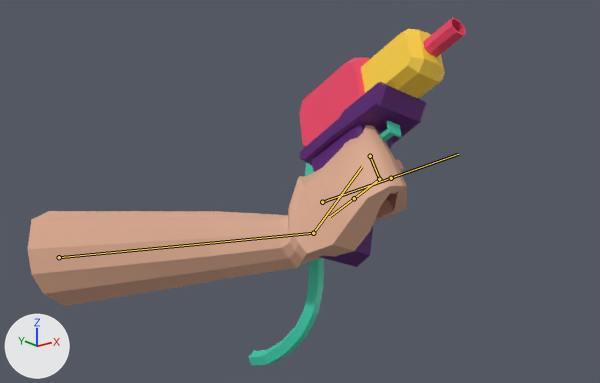
One commit to the FBX model peladontJam/Assets/Modelos/arma.fbx: the scene before it, then after it.
Camera for both pictures: a 50 mm lens placed at (-6.06, -8.32, 5.24), pointed at (1.68, 1.35, 1.37). Lighting does not change. The marker at lower left points along +X, +Y and +Z. Both versions are drawn at frame 6 of the action 'Armature|ArmatureAction'; the numbers are the values there. The bones that bend it are drawn over the model as lines.

In view in the first picture: 'brazo', 'pistola'.
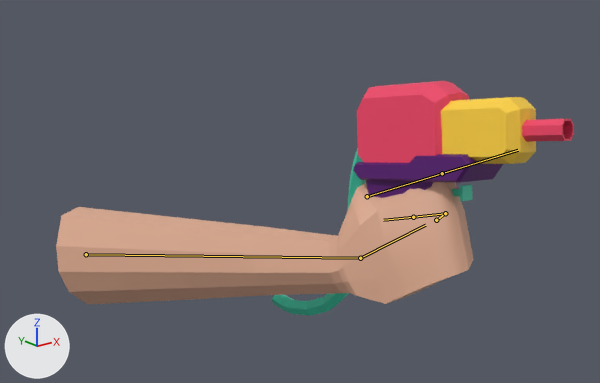
Location of each change, (x1, y1, x2, y2) in pixels of the pictures (600 x 383 px):
'brazo', posed
    before: (28, 125, 407, 306)
    after: (56, 182, 474, 304)
'pistola', posed (38% wider, 32% shorter)
    before: (248, 17, 466, 365)
    after: (272, 81, 574, 316)
bone 'BRAZO', root to tip
    before: (59, 257) to (313, 233)
    after: (86, 254) to (360, 258)
bone 'PALMA', root to tip
    before: (313, 233) to (362, 166)
    after: (360, 258) to (425, 225)
bone 'DEDOS 1', root to tip
    before: (370, 156) to (379, 179)
    after: (436, 220) to (445, 213)
bone 'DEDOS 2', root to tip
    before: (379, 179) to (354, 198)
    after: (445, 213) to (413, 217)
bone 'PULGAR', root to tip
    before: (322, 202) to (391, 178)
    after: (367, 196) to (442, 173)

The change in detail:
Bone 'BRAZO' (bone_brazo) moves from (-0.32, -1.39, -0.66) to (-0.18, -0.79, -0.37).
Bone 'BRAZO' (bone_brazo) turns from (25, 5, -11) to (25, 3, -6) degrees about its own x, y and z.
Bone 'PALMA' (bone_palma) turns from (17, -39, -53) to (-6, -20, -25) degrees about its own x, y and z.
Bone 'DEDOS 1' (bone_dedos_1) turns from (123, 2, 18) to (111, 2, 18) degrees about its own x, y and z.
Bone 'DEDOS 2' (bone_dedos_2) turns from (52, 0, 0) to (62, 0, 0) degrees about its own x, y and z.
Bone 'PULGAR' (bone_pulgar) turns from (93, -47, -82) to (94, -53, -82) degrees about its own x, y and z.
